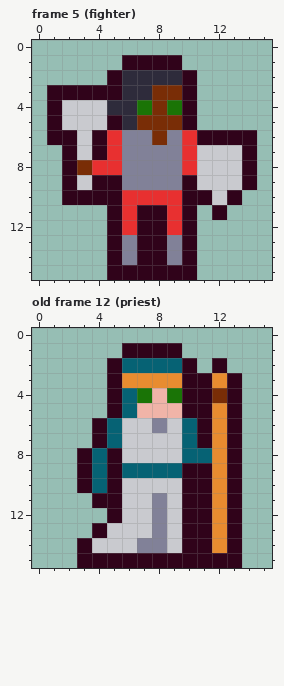
Pixel-art file -- MonoGameTest.Client/Content/entities.aseprite. This is how it looked before the edit.
16x16 pixels, 14 frames. Shown: frame 5 (fighter), old frame 12 (priest). The commit also changed other frames, which this record leaves out.
After:
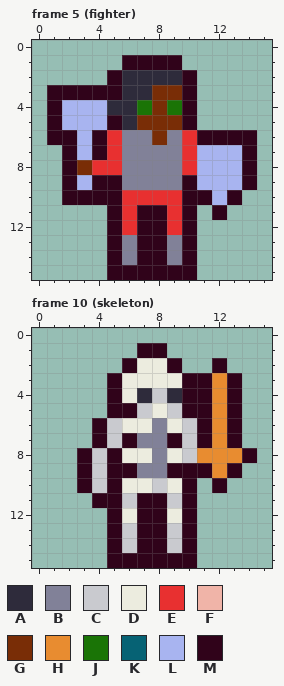
Palette (. is transparent): A #2e2b3b  B #818198  C #c9cacf  D #ececdf  E #e83030  F #f0b4a8  G #792d06  H #e88c30  J #1a7406  K #066274  L #a8b4f0  M #30031a
A new or re-ordered frame is compared with the old frame closest to it.
The exact change:
{"change": "frames 14 -> 16"}
{"where": "frame 5 (fighter)"}
{"frame":5,"y":4,"x":2,"old":"CCC","new":"LLL"}
{"frame":5,"y":5,"x":2,"old":"CCC","new":"LLL"}
{"frame":5,"y":6,"x":3,"old":"C","new":"L"}
{"frame":5,"y":7,"x":3,"old":"C","new":"L"}
{"frame":5,"y":7,"x":11,"old":"CCC","new":"LLL"}
{"frame":5,"y":8,"x":11,"old":"CCC","new":"LLL"}
{"frame":5,"y":9,"x":3,"old":"C","new":"L"}
{"frame":5,"y":9,"x":11,"old":"CCC","new":"LLL"}
{"frame":5,"y":10,"x":12,"old":"C","new":"L"}
{"where": "frame 10 (skeleton) is new; against old frame 12 (priest)"}
{"frame":10,"y":1,"x":6,"old":"M","new":"."}
{"frame":10,"y":1,"x":9,"old":"M","new":"."}
{"frame":10,"y":2,"x":5,"old":"MKKKKM","new":".MDDM."}
{"frame":10,"y":3,"x":6,"old":"HHHH","new":"DDDD"}
{"frame":10,"y":4,"x":6,"old":"KJFJ","new":"DACA"}
{"frame":10,"y":4,"x":12,"old":"G","new":"H"}
{"frame":10,"y":5,"x":6,"old":"KFFF","new":"MCDC"}
{"frame":10,"y":6,"x":5,"old":"KCC","new":"CDD"}
{"frame":10,"y":6,"x":9,"old":"CK","new":"DC"}
{"frame":10,"y":7,"x":5,"old":"KCCCCK","new":"CMBBMC"}
{"frame":10,"y":8,"x":4,"old":"K","new":"C"}
{"frame":10,"y":8,"x":6,"old":"CCCCKK","new":"DDBDCH"}
{"frame":10,"y":8,"x":13,"old":"M.","new":"HM"}
{"frame":10,"y":9,"x":4,"old":"K","new":"C"}
{"frame":10,"y":9,"x":6,"old":"KKKK","new":"MBBM"}
{"frame":10,"y":10,"x":4,"old":"K","new":"C"}
{"frame":10,"y":10,"x":6,"old":"CC","new":"DD"}
{"frame":10,"y":10,"x":9,"old":"C","new":"D"}
{"frame":10,"y":10,"x":11,"old":"MHM","new":".M."}
{"frame":10,"y":11,"x":7,"old":"CB","new":"MM"}
{"frame":10,"y":11,"x":11,"old":"MHM","new":"..."}
{"frame":10,"y":12,"x":6,"old":"CCBC","new":"DMMD"}
{"frame":10,"y":12,"x":11,"old":"MHM","new":"..."}
{"frame":10,"y":13,"x":4,"old":"MC","new":".M"}
{"frame":10,"y":13,"x":7,"old":"CB","new":"MM"}
{"frame":10,"y":13,"x":11,"old":"MHM","new":"..."}
{"frame":10,"y":14,"x":3,"old":"MCC","new":"..M"}
{"frame":10,"y":14,"x":7,"old":"BB","new":"MM"}
{"frame":10,"y":14,"x":11,"old":"MHM","new":"..."}
{"frame":10,"y":15,"x":3,"old":"MM","new":".."}
{"frame":10,"y":15,"x":11,"old":"MMM","new":"..."}
{"label":"changed","picture_box":[62,100,107,190]}
{"label":"changed","picture_box":[197,145,242,205]}
{"label":"changed","picture_box":[77,343,257,568]}
